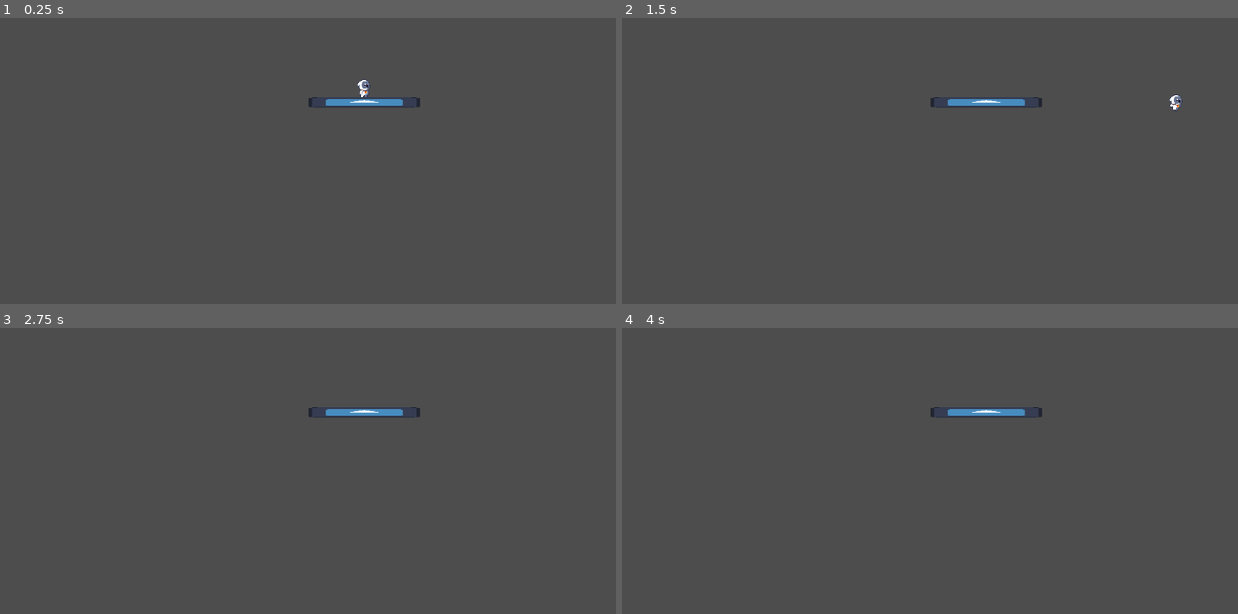
Above: before the commit, frames 1-4 (two rows, left to right).
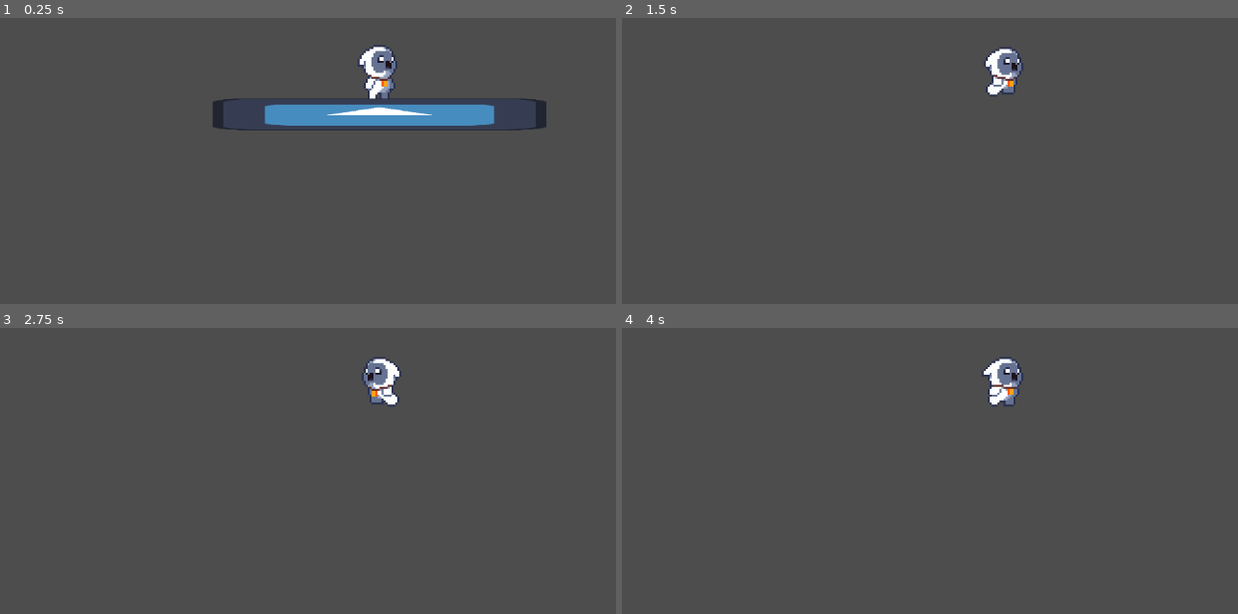
Above: after the commit, the same moments.

Repository: CrisIsla/shiny-godot
Game: Godot game, scene res://scenes/player_test.tscn
Same seed, same stepped clock (60 frames per second), same inputs: the game is played once before the commit and once after it. The engine's default icon, where the game draws it, is replaced by a stand-in: a white triangle on a blue panel in a dark square.
Inputs:
- Up to frame 1 (0.25 s): no input
- Up to frame 2 (1.5 s): hold D (move_right) from 0.53 s (still down); tap K (jump) at 0.6, 0.77, 1.07 s; tap J (attack) at 1.35 s
- Up to frame 3 (2.75 s): tap K (jump) at 1.52, 1.55, 1.82, 2.1 s; release D (move_right) at 2.03 s; hold A (move_left) from 2.03 s (still down)
- Up to frame 4 (4 s): release A (move_left) at 2.78 s; hold D (move_right) from 2.78 s (still down); tap J (attack) at 2.85 s; tap K (jump) at 3.02, 3.05, 3.32, 3.6, 3.77 s

The runs differ from the first frame. In frame 1, 4.5% of the frame differs, in the area x 34-89%, y 9-40%; in frame 2, 1.3%; in frame 3, 1.2%; in frame 4, 1.2%.

Commit message:
fix: jump animation

Diff:
--- a/scenes/player.tscn
+++ b/scenes/player.tscn
@@ -226,6 +226,58 @@
 "values": [4]
 }
 
+[sub_resource type="Animation" id="Animation_woy7a"]
+resource_name = "jump"
+length = 0.8
+tracks/0/type = "value"
+tracks/0/imported = false
+tracks/0/enabled = true
+tracks/0/path = NodePath("Pivot/Sprite2D:hframes")
+tracks/0/interp = 1
+tracks/0/loop_wrap = true
+tracks/0/keys = {
+"times": PackedFloat32Array(0),
+"transitions": PackedFloat32Array(1),
+"update": 1,
+"values": [8]
+}
+tracks/1/type = "value"
+tracks/1/imported = false
+tracks/1/enabled = true
+tracks/1/path = NodePath("Pivot/Sprite2D:texture")
+tracks/1/interp = 1
+tracks/1/loop_wrap = true
+tracks/1/keys = {
+"times": PackedFloat32Array(0),
+"transitions": PackedFloat32Array(1),
+"update": 1,
+"values": [ExtResource("8_btovt")]
+}
+tracks/2/type = "value"
+tracks/2/imported = false
+tracks/2/enabled = true
+tracks/2/path = NodePath("Pivot/Sprite2D:vframes")
+tracks/2/interp = 1
+tracks/2/loop_wrap = true
+tracks/2/keys = {
+"times": PackedFloat32Array(0),
+"transitions": PackedFloat32Array(1),
+"update": 1,
+"values": [1]
+}
+tracks/3/type = "value"
+tracks/3/imported = false
+tracks/3/enabled = true
+tracks/3/path = NodePath("Pivot/Sprite2D:frame")
+tracks/3/interp = 1
+tracks/3/loop_wrap = true
+tracks/3/keys = {
+"times": PackedFloat32Array(0, 0.1, 0.2, 0.3, 0.4, 0.5, 0.6, 0.7),
+"transitions": PackedFloat32Array(1, 1, 1, 1, 1, 1, 1, 1),
+"update": 1,
+"values": [0, 1, 2, 3, 4, 5, 6, 7]
+}
+
 [sub_resource type="Animation" id="Animation_hwr4v"]
 resource_name = "run"
 length = 0.6
@@ -334,13 +386,12 @@
 "values": [6]
 }
 
-[sub_resource type="Animation" id="Animation_woy7a"]
-resource_name = "jump"
-length = 0.8
-tracks/0/type = "value"
-tracks/0/imported = false
-tracks/0/enabled = true
-tracks/0/path = NodePath("Sprite2D:texture")
+[sub_resource type="Animation" id="Animation_8rqff"]
+length = 0.001
+tracks/0/type = "value"
+tracks/0/imported = false
+tracks/0/enabled = true
+tracks/0/path = NodePath("Pivot/Sprite2D:texture")
 tracks/0/interp = 1
 tracks/0/loop_wrap = true
 tracks/0/keys = {
@@ -352,7 +403,7 @@
 tracks/1/type = "value"
 tracks/1/imported = false
 tracks/1/enabled = true
-tracks/1/path = NodePath("Sprite2D:hframes")
+tracks/1/path = NodePath("Pivot/Sprite2D:hframes")
 tracks/1/interp = 1
 tracks/1/loop_wrap = true
 tracks/1/keys = {
@@ -364,30 +415,19 @@
 tracks/2/type = "value"
 tracks/2/imported = false
 tracks/2/enabled = true
-tracks/2/path = NodePath("Sprite2D:vframes")
-tracks/2/interp = 1
-tracks/2/loop_wrap = true
-tracks/2/keys = {
-"times": PackedFloat32Array(0),
-"transitions": PackedFloat32Array(1),
-"update": 1,
-"values": [1]
-}
-tracks/3/type = "value"
-tracks/3/imported = false
-tracks/3/enabled = true
-tracks/3/path = NodePath("Sprite2D:frame")
-tracks/3/interp = 1
-tracks/3/loop_wrap = true
-tracks/3/keys = {
-"times": PackedFloat32Array(0, 0.1, 0.2, 0.3, 0.4, 0.5, 0.6, 0.7),
-"transitions": PackedFloat32Array(1, 1, 1, 1, 1, 1, 1, 1),
-"update": 1,
-"values": [0, 1, 2, 3, 4, 5, 6, 7]
+tracks/2/path = NodePath("Pivot/Sprite2D:frame")
+tracks/2/interp = 1
+tracks/2/loop_wrap = true
+tracks/2/keys = {
+"times": PackedFloat32Array(0),
+"transitions": PackedFloat32Array(1),
+"update": 1,
+"values": [1]
 }
 
 [sub_resource type="AnimationLibrary" id="AnimationLibrary_xe7dn"]
 _data = {
+"RESET": SubResource("Animation_8rqff"),
 "attack_1": SubResource("Animation_85ado"),
 "attack_2": SubResource("Animation_t0ag8"),
 "hurt": SubResource("Animation_vdqe2"),
@@ -400,6 +440,9 @@
 [sub_resource type="AnimationNodeAnimation" id="AnimationNodeAnimation_g8nwu"]
 animation = &"idle"
 
+[sub_resource type="AnimationNodeAnimation" id="AnimationNodeAnimation_xvbs8"]
+animation = &"jump"
+
 [sub_resource type="AnimationNodeAnimation" id="AnimationNodeAnimation_i1jo6"]
 animation = &"run"
 
@@ -409,14 +452,22 @@
 [sub_resource type="AnimationNodeStateMachineTransition" id="AnimationNodeStateMachineTransition_dho6d"]
 
 [sub_resource type="AnimationNodeStateMachineTransition" id="AnimationNodeStateMachineTransition_27453"]
+
+[sub_resource type="AnimationNodeStateMachineTransition" id="AnimationNodeStateMachineTransition_eg0sk"]
+switch_mode = 2
+
+[sub_resource type="AnimationNodeStateMachineTransition" id="AnimationNodeStateMachineTransition_jk2ke"]
 
 [sub_resource type="AnimationNodeStateMachine" id="AnimationNodeStateMachine_ayclc"]
 states/Start/position = Vector2(174, 70)
 states/idle/node = SubResource("AnimationNodeAnimation_g8nwu")
 states/idle/position = Vector2(316, 70)
+states/jump/node = SubResource("AnimationNodeAnimation_xvbs8")
+states/jump/position = Vector2(417, -57)
 states/run/node = SubResource("AnimationNodeAnimation_i1jo6")
-states/run/position = Vector2(430, 70)
-transitions = ["Start", "idle", SubResource("AnimationNodeSt …(134 unchanged characters)… mationNodeStateMachineTransition_27453")]
+states/run/position = Vector2(499, 70)
+transitions = ["Start", "idle", SubResource("AnimationNodeSt …(134 unchanged characters)… mationNodeStateMachineTransition_27453"), "jump", "idle", SubResource("AnimationNodeStateMachineTransition_eg0sk"), "idle", "jump", SubResource("AnimationNodeStateMachineTransition_jk2ke")]
+graph_offset = Vector2(-93, -116)
 
 [sub_resource type="AnimationNodeStateMachinePlayback" id="AnimationNodeStateMachinePlayback_03kxt"]
 
@@ -427,9 +478,9 @@
 
 [node name="Sprite2D" type="Sprite2D" parent="Pivot"]
 position = Vector2(0, -16)
-texture = ExtResource("1_3jku0")
-hframes = 4
-frame = 2
+texture = ExtResource("8_btovt")
+hframes = 8
+frame = 1
 
 [node name="CollisionShape2D" type="CollisionShape2D" parent="."]
 position = Vector2(-1, -13)
@@ -443,5 +494,7 @@
 [node name="AnimationTree" type="AnimationTree" parent="."]
 tree_root = SubResource("AnimationNodeStateMachine_ayclc")
 anim_player = NodePath("../AnimationPlayer")
-active = true
 parameters/playback = SubResource("AnimationNodeStateMachinePlayback_03kxt")
+
+[node name="Camera2D" type="Camera2D" parent="."]
+zoom = Vector2(3, 3)
--- a/scripts/player/player.gd
+++ b/scripts/player/player.gd
@@ -12,6 +12,8 @@
 @onready var animation_tree = $AnimationTree
 @onready var playback = animation_tree.get("parameters/playback")
 
+func _ready():
+	animation_tree.active = true
 
 func _physics_process(delta):
 	var direction = get_movement()
@@ -34,6 +36,9 @@
 
 	if not velocity.x:
 		playback.travel("idle")
+
+	if velocity.y < 0:
+		playback.travel("jump")
 
 	move_and_slide()
 
Not shown: 1 places in scenes/player.tscn that only renumber resources
